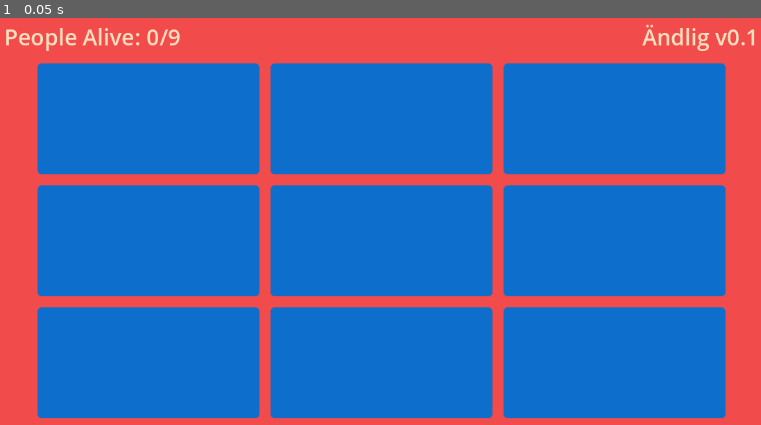
Above: before the commit, frame 1.
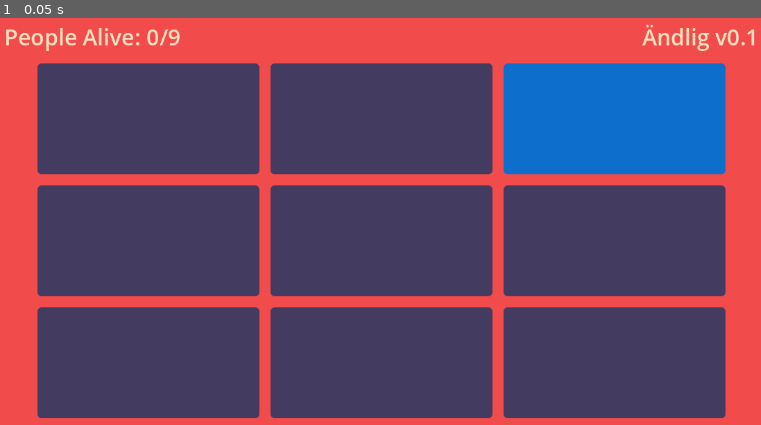
Above: after the commit, the same moment.

Repository: TheTwoBoom/andlig
Game: Godot game, scene res://game.tscn
Two runs of this game, one before a commit and one after it. Both use one fixed random seed, a clock stepped at 60 frames per second and the inputs below.
Inputs:
- Up to frame 1 (0.05 s): no input

The runs differ from the first frame. In frame 1, 64% of the frame differs, in the area x 4-96%, y 11-99%.

Commit message:
qeasdfjghkljityseare<siopuogfcvngtsr6

Diff:
--- a/panel_designs/neutral.tres
+++ b/panel_designs/neutral.tres
@@ -5,7 +5,7 @@
 content_margin_top = 0.0
 content_margin_right = 0.0
 content_margin_bottom = 0.0
-bg_color = Color(0.050980393, 0.43529412, 0.79607844, 1)
+bg_color = Color(0.26666668, 0.23137255, 0.38039216, 1)
 corner_radius_top_left = 6
 corner_radius_top_right = 6
 corner_radius_bottom_right = 6
--- a/panel_designs/shadow.tres
+++ b/panel_designs/shadow.tres
@@ -1,3 +1,13 @@
-[gd_resource type="StyleBoxFlat" format=3 uid="uid://dpepj745cwkkj"]
+[gd_resource type="StyleBoxFlat" format=3 uid="uid://chtv0e8piv5s"]
 
 [resource]
+content_margin_left = 0.0
+content_margin_top = 0.0
+content_margin_right = 0.0
+content_margin_bottom = 0.0
+bg_color = Color(0.26666668, 0.23137255, 0.38039216, 1)
+corner_radius_top_left = 6
+corner_radius_top_right = 6
+corner_radius_bottom_right = 6
+corner_radius_bottom_left = 6
+corner_detail = 5
